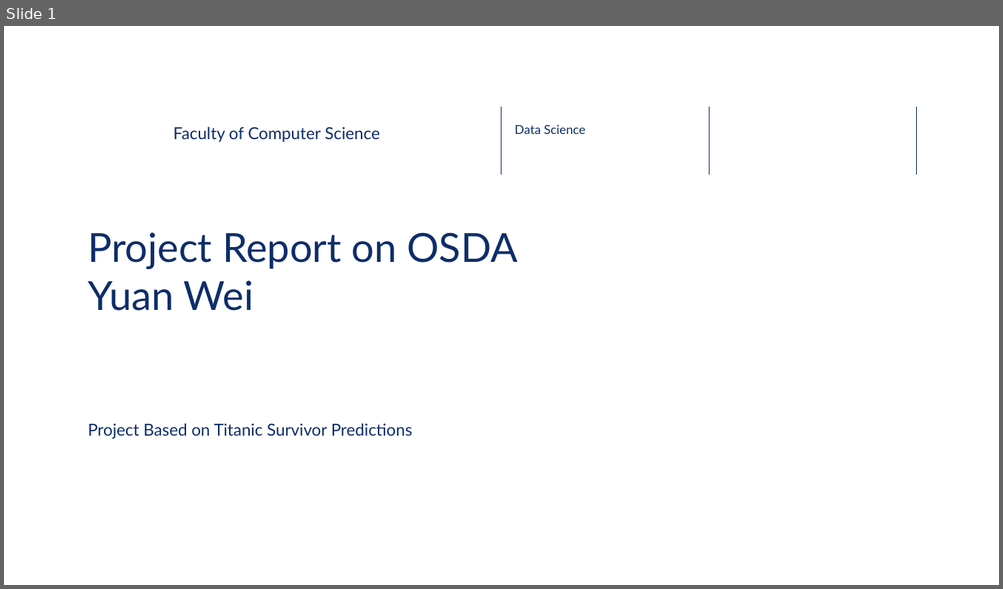
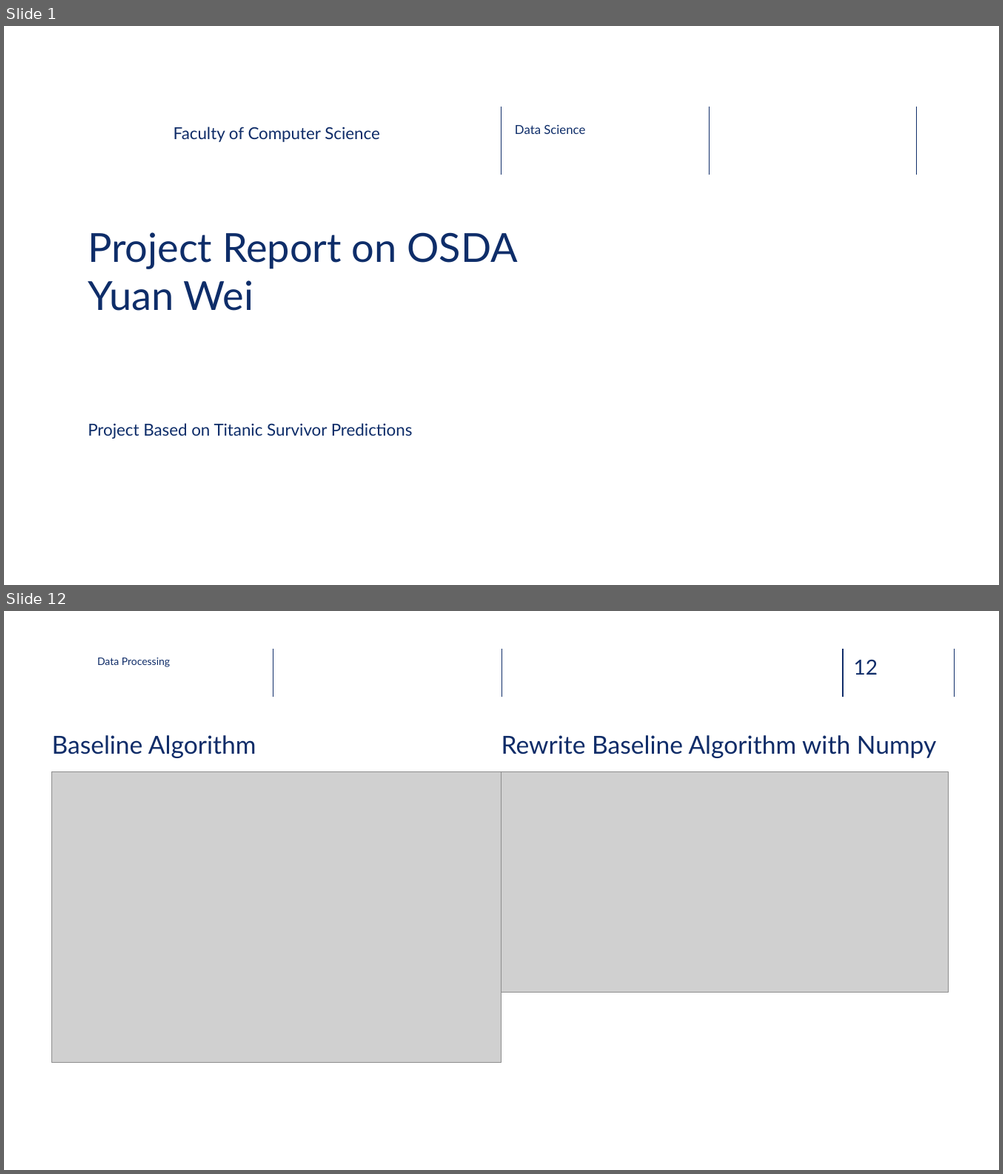
Before and after one commit to zuoxu3310/LazyFCA, a slide deck: Project Report on OSDA.pptx. Shown one above the other, each under a label of ours: slide 1 before the commit, slides 1 and 12 after it; the slides between them are not shown. The pictures are 1003x589 and 1003x1174 pixels, drawn with LibreOffice and Linux fonts; fonts in the diff are those of the drawing; grey boxes stand for pictures; background and template pictures are left out. Boxes give left, top, right and bottom in pixels: in the first picture for what was removed or moved away, otherwise in the second. Text is boxed around its words. In the diff, an @@ line names an element or a change of style, - is before the commit and + after.

```diff
--- a/Project Report on OSDA.pptx
+++ b/Project Report on OSDA.pptx
@@ slide 12 added at box(4, 611, 999, 1170), background picture (left out) @@
@@ line added from (273, 649) to (273, 697), #102D69 1 pt @@
@@ line added from (502, 649) to (502, 697), #102D69 1 pt @@
@@ line added from (842, 649) to (842, 697), #102D69 1 pt @@
@@ line added from (954, 649) to (954, 697), #102D69 1 pt @@
@@ text added at box(97, 658, 170, 667), 10 pt, text #0F2C68 @@
+Data Processing
@@ page number added at box(854, 659, 878, 675), 20 pt, text #102D69 @@
+12
@@ title added at box(52, 735, 256, 758), 24 pt, text #0F2C68 @@
+Baseline Algorithm
@@ text added at box(501, 735, 936, 758), 24 pt, text #0F2C68 @@
+Rewrite Baseline Algorithm with Numpy
@@ picture added at box(52, 772, 501, 1062) @@
@@ picture added at box(501, 772, 948, 993) @@
```
Also in this commit, not shown: 7 slides changed, 7 other slides added, 1 slide removed, 1 other file.
